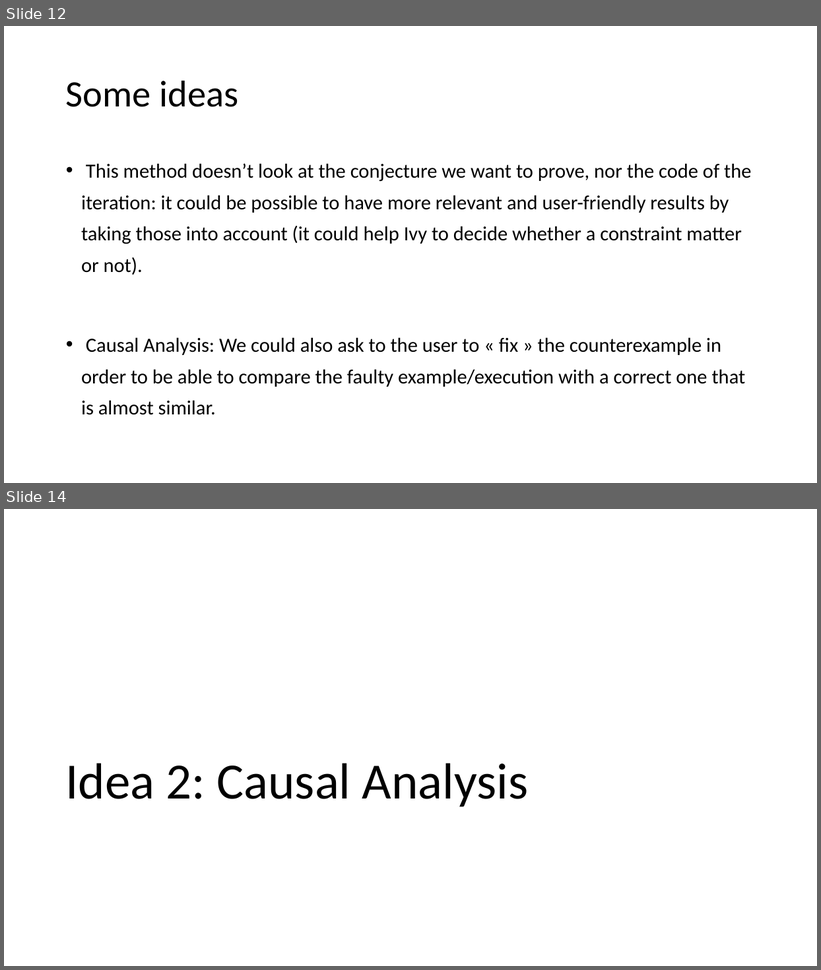
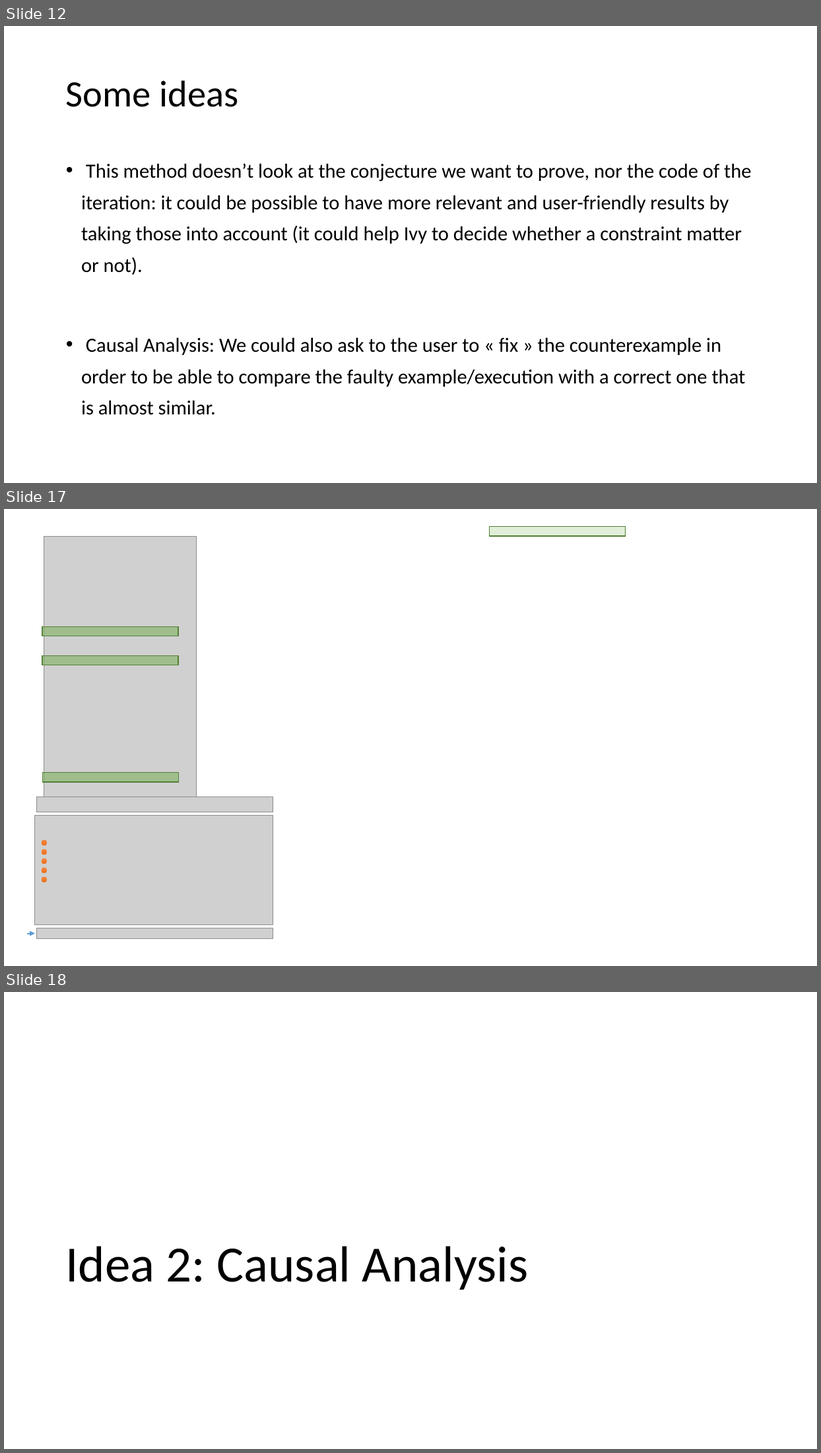
Before and after one commit to tjhance/ivy-research, a slide deck: interactive_proof/counterexample_generalization.pptx. Shown one above the other, each under a label of ours: slides 12 and 14 before the commit, slides 12, 17 and 18 after it; the slides between them are not shown. The pictures are 821x970 and 821x1453 pixels, drawn with LibreOffice and Linux fonts; fonts in the diff are those of the drawing; grey boxes stand for pictures. Boxes give left, top, right and bottom in pixels: in the first picture for what was removed or moved away, otherwise in the second. Text is boxed around its words. In the diff, an @@ line names an element or a change of style, - is before the commit and + after.

```diff
--- a/interactive_proof/counterexample_generalization.pptx
+++ b/interactive_proof/counterexample_generalization.pptx
@@ slide 17 added at (x1=4, y1=509, x2=817, y2=966), background #FFFFFF @@
@@ rectangle added at (x1=490, y1=527, x2=626, y2=537), fill #C5E0B4 at 50% opacity, outline #538035 1 pt @@
@@ picture added at (x1=44, y1=537, x2=197, y2=797) @@
@@ rectangle added at (x1=42, y1=626, x2=178, y2=636), fill #70AD47 at 50% opacity, outline #538035 1 pt @@
@@ rectangle added at (x1=42, y1=656, x2=178, y2=666), fill #70AD47 at 50% opacity, outline #538035 1 pt @@
@@ rectangle added at (x1=43, y1=772, x2=179, y2=782), fill #70AD47 at 50% opacity, outline #538035 1 pt @@
@@ arrow added from (27, 934) to (35, 934), #5B9BD5 1.5 pt @@
@@ group added at (x1=35, y1=797, x2=273, y2=939): 5 ellipses, 3 pictures @@
@@ what was slide 14 is now slide 18 @@
```
Also in this commit, not shown: 1 slide changed, 3 other slides added.
